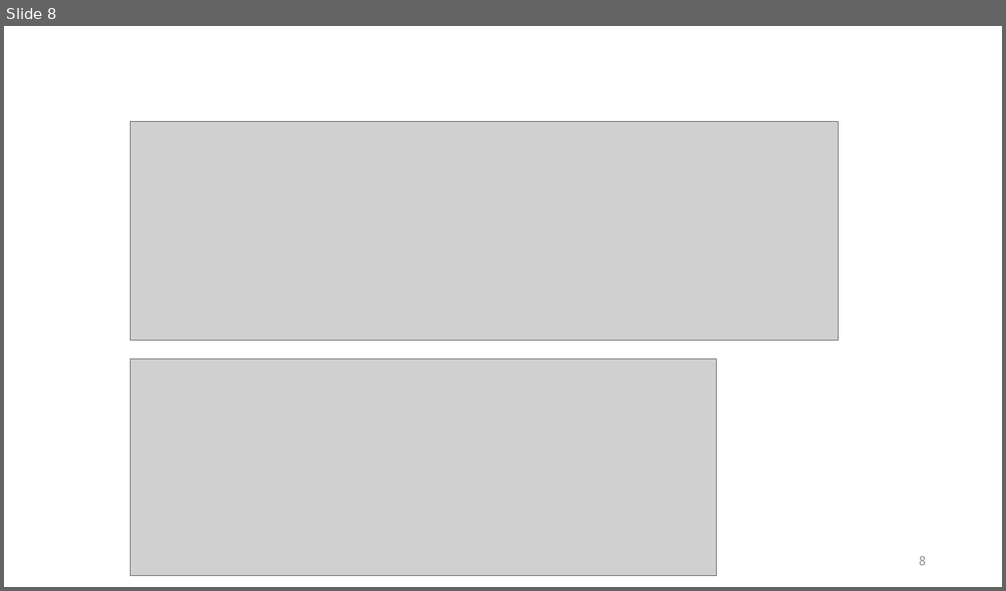
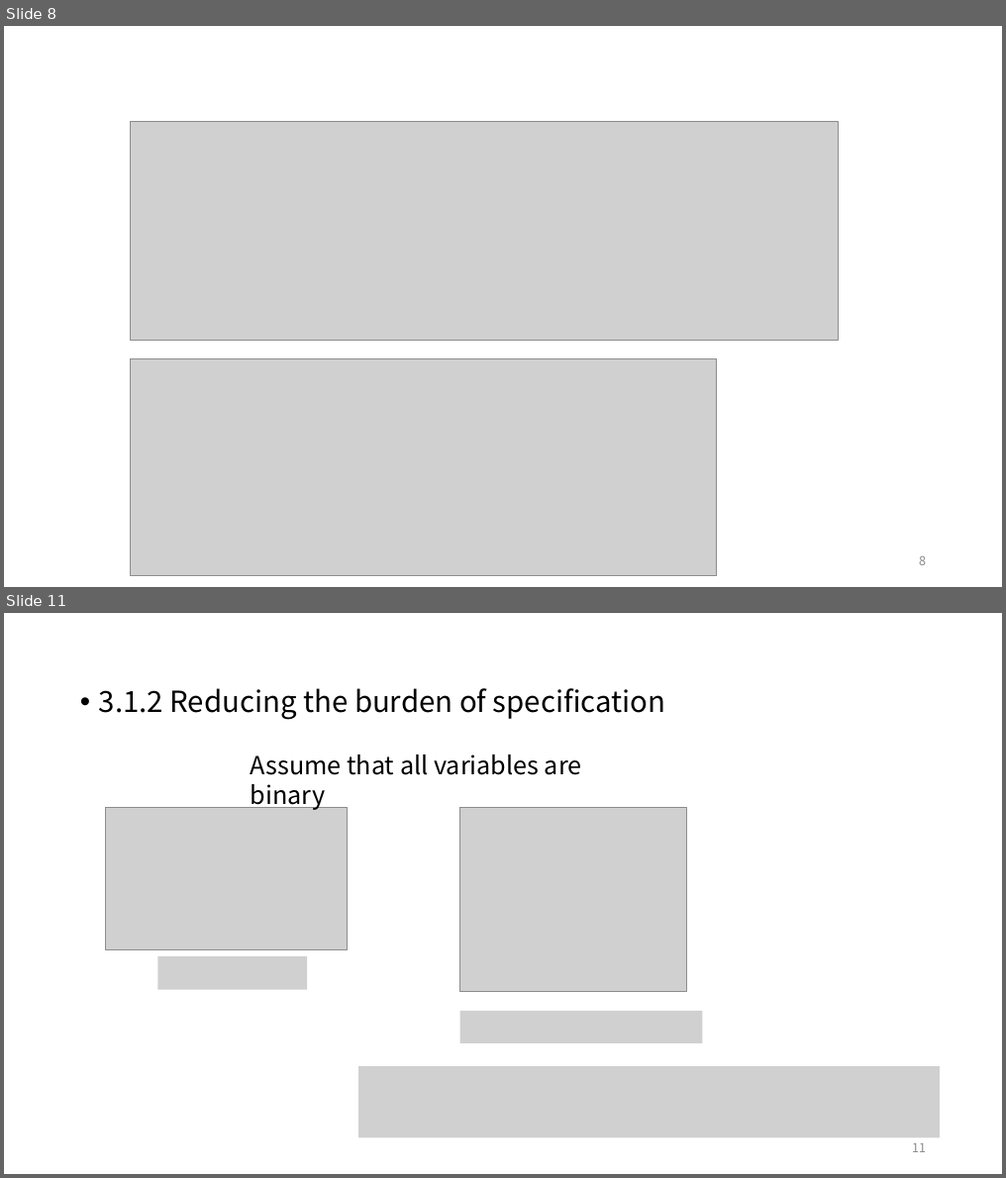
Before and after one commit to ggorr/MachineLearning, a slide deck: BRML/Ch03/BRML_Chapter_3.pptx. Shown one above the other, each under a label of ours: slide 8 before the commit, slides 8 and 11 after it; the slides between them are not shown. The pictures are 1006x591 and 1006x1178 pixels, drawn with LibreOffice and Linux fonts; fonts in the diff are those of the drawing; grey boxes stand for pictures. Boxes give left, top, right and bottom in pixels: in the first picture for what was removed or moved away, otherwise in the second. Text is boxed around its words. In the diff, an @@ line names an element or a change of style, - is before the commit and + after.

```diff
--- a/BRML/Ch03/BRML_Chapter_3.pptx
+++ b/BRML/Ch03/BRML_Chapter_3.pptx
@@ slide 11 added at [4,613,1002,1174], background #FFFFFF @@
@@ text added at [99,688,665,720], 28 pt, text #000000 @@
+• 3.1.2 Reducing the burden of specification
@@ text added at [251,755,582,812], 24 pt, text #000000 @@
+Assume that all variables are binary
@@ picture added at [105,808,347,951] @@
@@ picture added at [460,808,686,992] @@
@@ picture added at [158,957,307,989] @@
@@ picture added at [460,1011,703,1045] @@
@@ picture added at [358,1066,940,1139] @@
@@ page number added at [912,1144,926,1153], 12 pt, text #8C8C8C @@
+11
```
Also in this commit, not shown: 16 other slides added.
